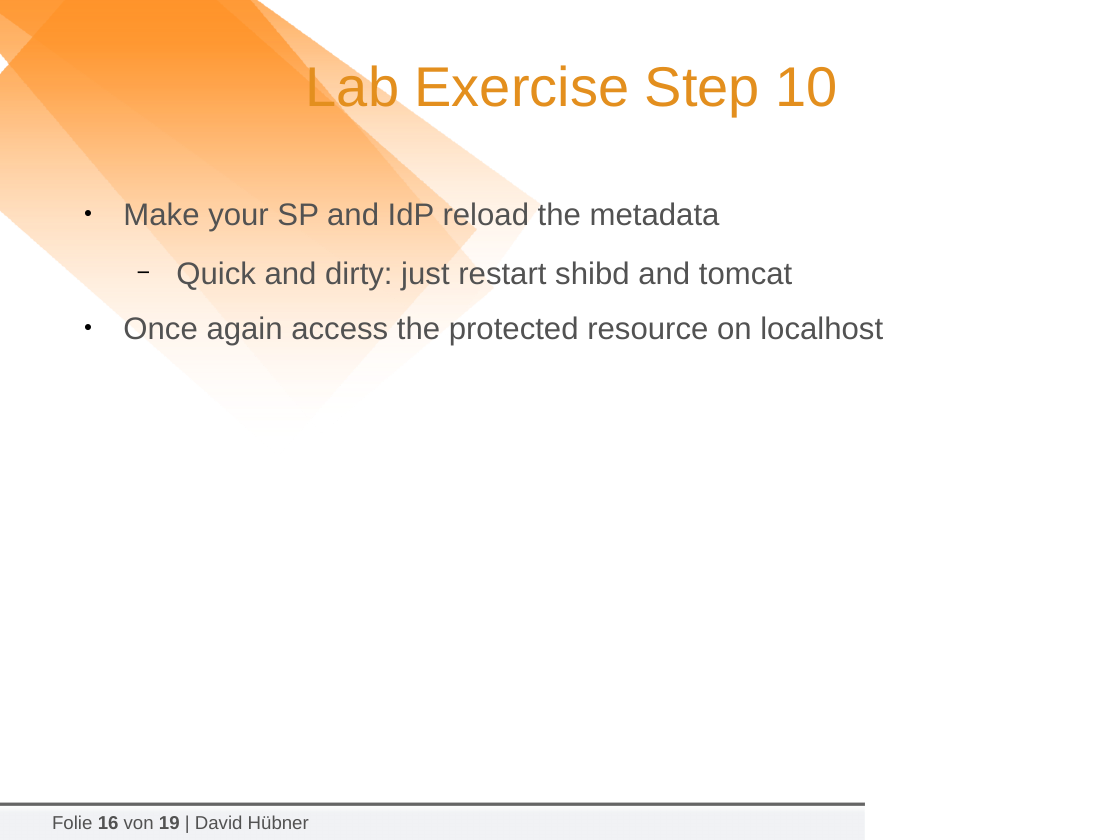
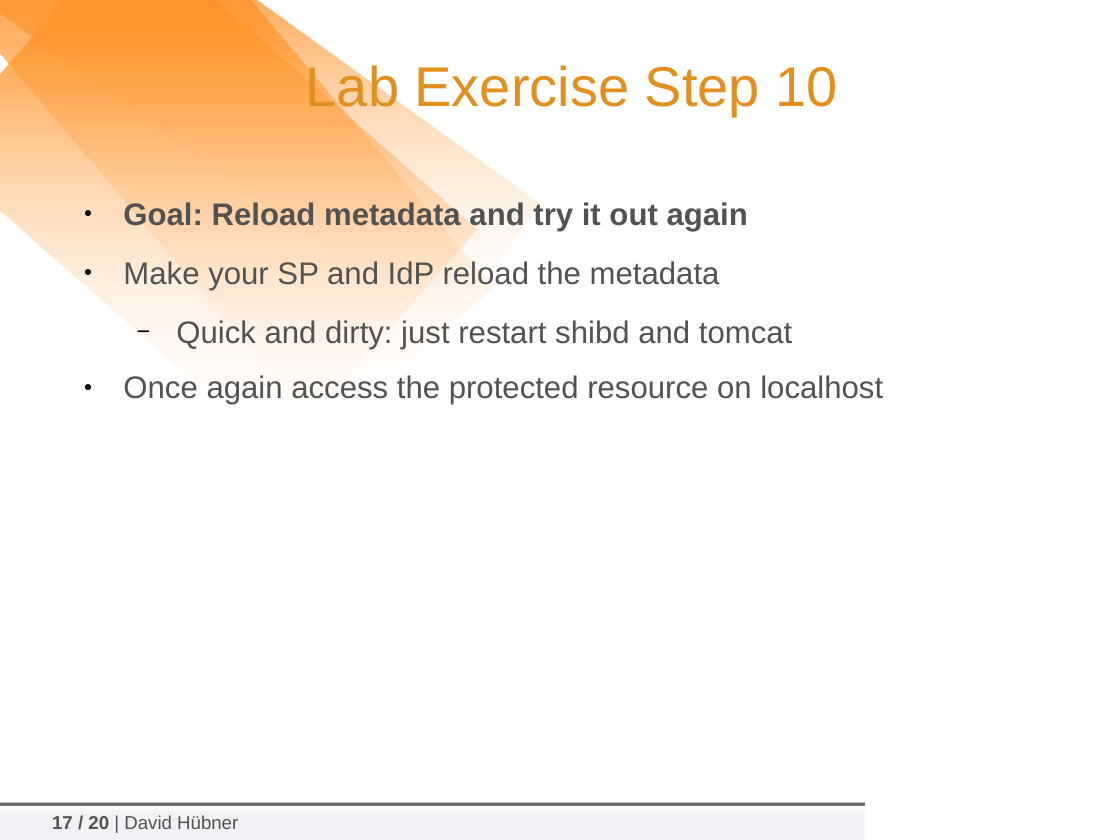
Before and after one commit to tiime2018/lab1, a slide deck: slide 17 of slides/2018-02-06_TIIME-Shibboleth-07-Hands-On.odp (slide 16 before the commit). Drawn at 1120x840 pixels with LibreOffice and Linux fonts; fonts in the diff are those of the drawing; background and template pictures are left out. Boxes give left, top, right and bottom in pixels: in the first picture for what was removed or moved away, otherwise in the second. Text is boxed around its words. In the diff, an @@ line names an element or a change of style, - is before the commit and + after.

```diff
--- a/slides/2018-02-06_TIIME-Shibboleth-07-Hands-On.odp
+++ b/slides/2018-02-06_TIIME-Shibboleth-07-Hands-On.odp
@@ text at [123,200,748,231]: paragraph added @@
+● Goal: Reload metadata and try it out again
@@ text at [52,815,238,829]: text changed @@
-Folie 16 von 19 | David Hübner
+17 / 20 | David Hübner
```
Also in this commit, not shown: 15 other slides changed, 1 slide added, 1 other file.
